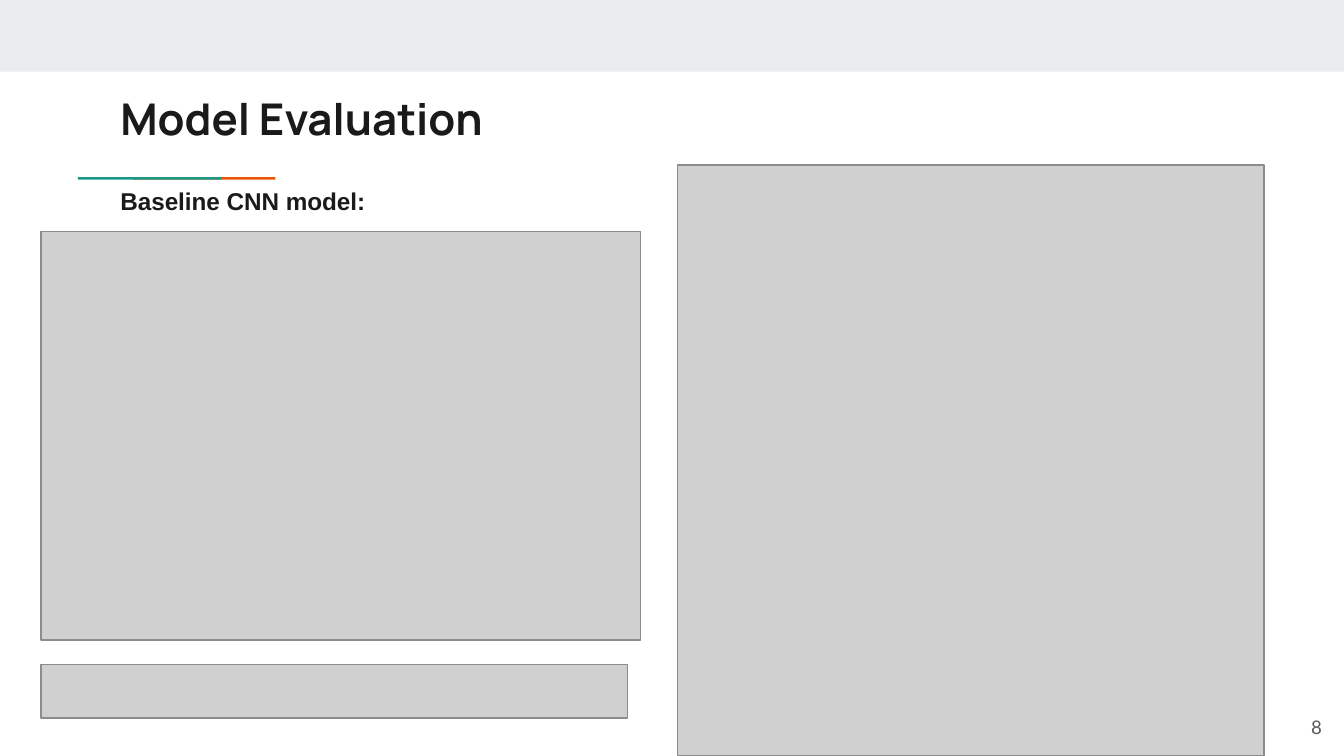
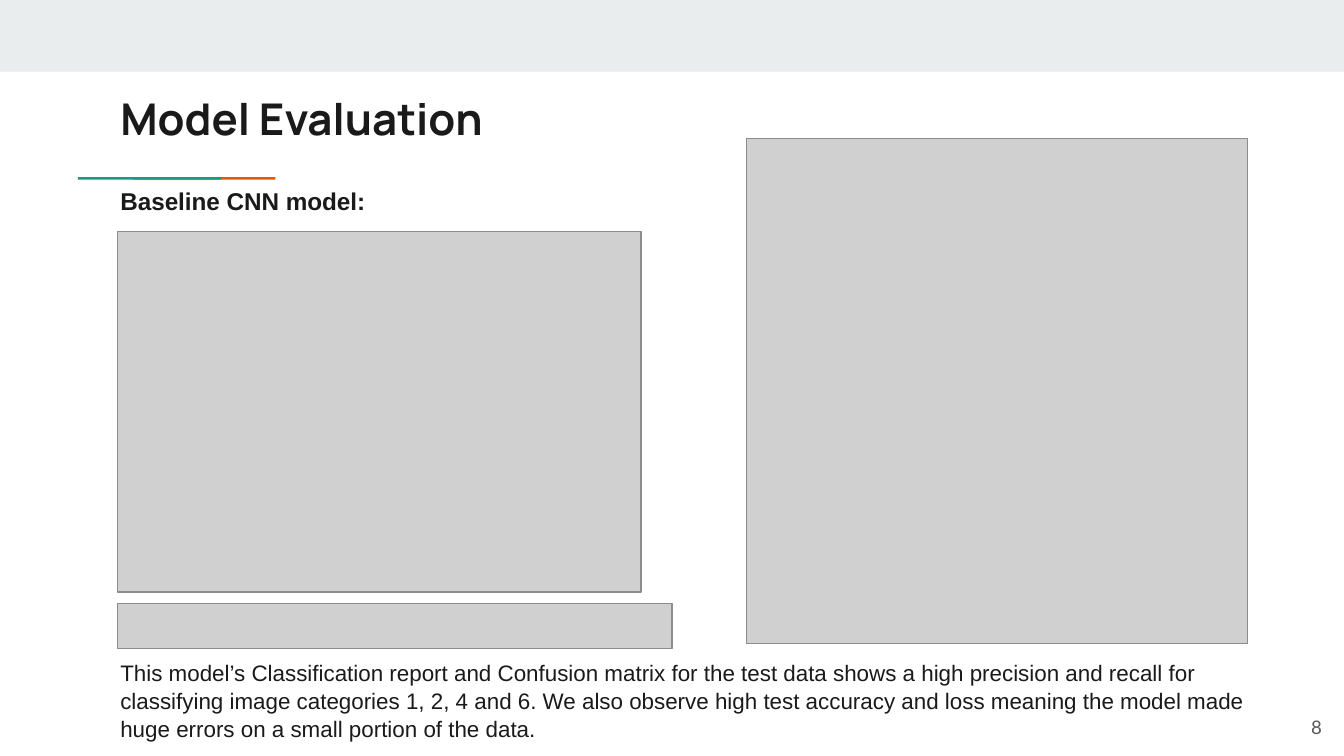
Before and after one commit to vamshig21/Machine-Learning-Predictive-Analytics-Project, a slide deck: slide 8 of Presentation_project_Image_Classification_vg.pptx. Drawn at 1344x756 pixels with LibreOffice and Linux fonts; fonts in the diff are those of the drawing; grey boxes stand for pictures. Boxes give left, top, right and bottom in pixels: in the first picture for what was removed or moved away, otherwise in the second. Text is boxed around its words. In the diff, an @@ line names an element or a change of style, - is before the commit and + after.

```diff
--- a/Presentation_project_Image_Classification_vg.pptx
+++ b/Presentation_project_Image_Classification_vg.pptx
@@ picture: place and size @@
-picture at <box>677,165,1263,756</box>
+picture at <box>747,138,1249,644</box>
@@ picture: place and size @@
-picture at <box>42,231,641,640</box>
+picture at <box>118,231,641,591</box>
@@ picture added at <box>118,603,672,649</box> @@
@@ picture removed at <box>42,665,628,719</box> @@
@@ text added at <box>120,664,1243,742</box>, 12 pt, text #1A1A1A @@
+This model’s Classification report and Confusion matrix for the test data shows a high precision and recall for classifying image categories 1, 2, 4 and 6. We also observe high test accuracy and loss meaning the model made huge errors on a small portion of the data.
```
Also in this commit, not shown: 11 other slides changed.
